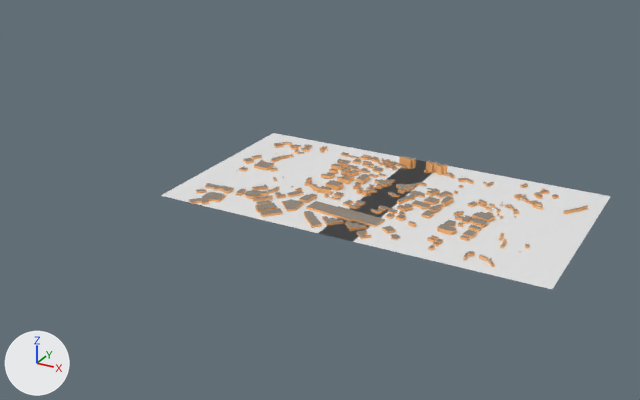
The Blender file Loading_scene_sinnoa/blends/main.blend, before and after one commit.
Rendered twice from a camera (50 mm lens) standing at (2767.0, -4853.0, 2295.0) and looking at (123.0, -44.0, -109.0). The axes (+X, +Y, +Z) are drawn at lower left. The lights are the same throughout.

Names of what the first picture shows: 'REGION_A_INST', 'REGION_B_INST'.
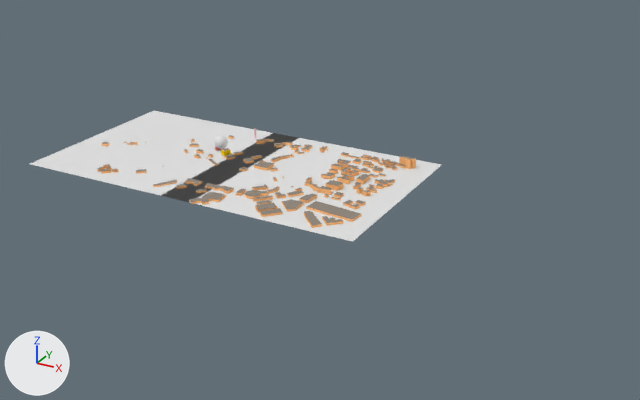
What changed in the scene script:
```text
Change ob_uav:
    ob_uav.scale: (1.0, 1.0, 1.0) -> (49.7, 49.7, 49.7)
Change ob_region_c_inst:
    remove ob_region_c_inst.hide_viewport = True
Change ob_region_b_inst:
    add ob_region_b_inst.hide_viewport = True
```

Location of each change, [x1, y1, x2, y2] in pixels of the pictures (640 x 400 px):
'REGION_B_INST', hidden: before [338, 160, 611, 289]
'REGION_C_INST', shown: after [30, 111, 298, 200]
'UAV', rescaled (not visible before): after [214, 135, 228, 149]
